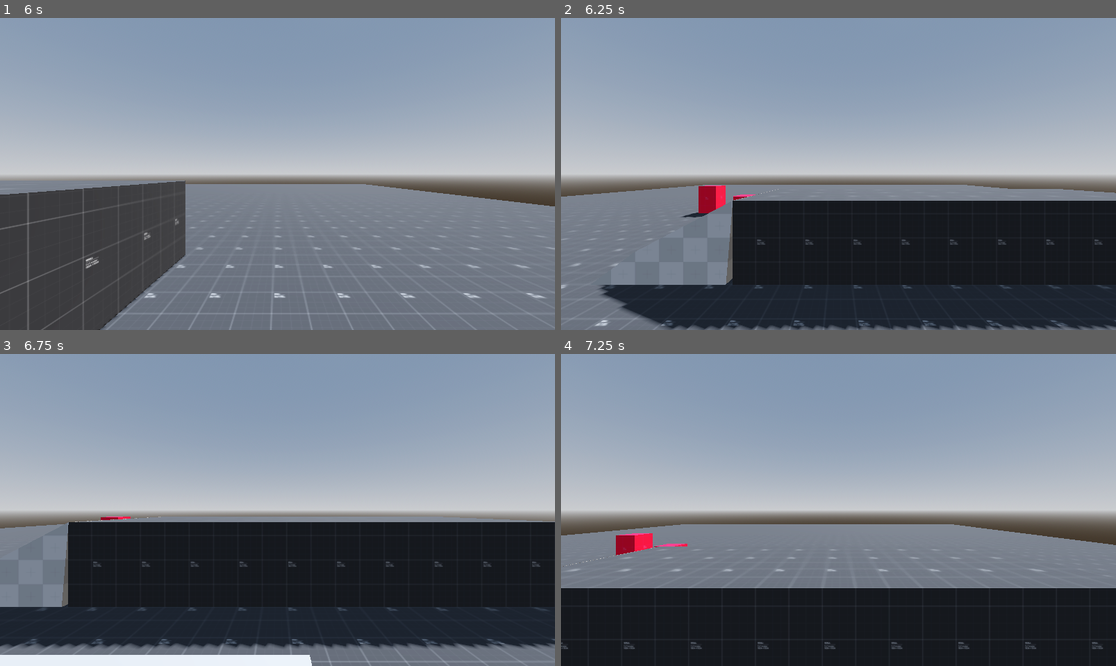
Above: before the commit, frames 1-4 (two rows, left to right).
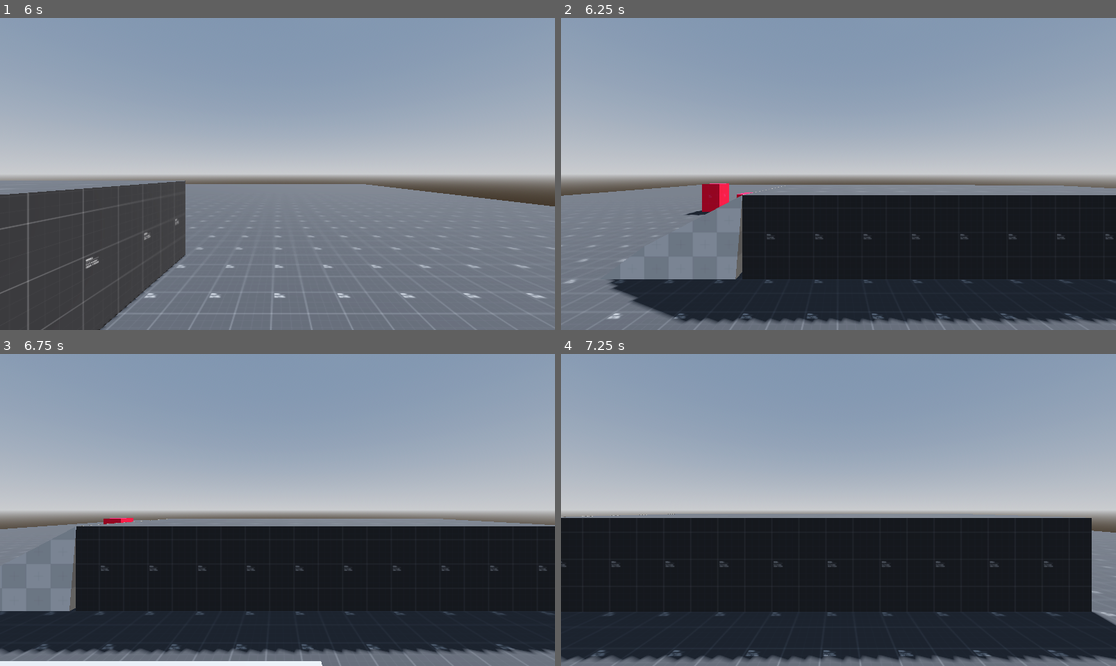
Above: after the commit, the same moments.

Repository: Dr-Sirius/Echo-gmtkJam25
Game: Godot game, scene res://test.tscn
Same seed, same stepped clock (60 frames per second), same inputs: the game is played once before the commit and once after it. The project has no main scene, so this scene is started directly.
Inputs (mouse positions are in pixels of both pictures, inside the frame that each line leads up to):
- Up to frame 1 (6 s): tap Enter at 0.5 s; move the mouse to (399, 158) at 0.52 s; hold D (move_right) 0.53-1.28 s; hold Shift (move_sprint) 0.53-1.28 s; tap Space (jump) at 0.77, 1.52, 3.02, 3.77, 4.52 s; move the mouse to (166, 189) at 1.27 s; hold S (move_back) 1.28-2.03 s; tap R (record) at 1.35, 3.6, 5.85 s; move the mouse to (333, 105) at 2.02 s; hold D (move_right) 2.03-2.78 s; tap Q (test_plat) at 2.1, 4.35 s; move the mouse to (249, 236) at 2.77 s; hold W (move_forward) 2.78-3.53 s; tap Shift (move_sprint) at 2.85 s; move the mouse to (444, 220) at 3.52 s; hold A (move_left) 3.53-5.03 s; move the mouse to (111, 127) at 4.27 s; move the mouse to (305, 174) at 5.02 s; hold S (move_back) 5.03-5.78 s; hold Shift (move_sprint) 5.03-5.78 s; move the mouse to (194, 96) at 5.77 s; hold D (move_right) from 5.78 s (still down)
- Up to frame 2 (6.25 s): keep holding D (move_right); tap Space (jump) at 6.02 s
- Up to frame 3 (6.75 s): move the mouse to (399, 494) at 6.52 s; release D (move_right) at 6.53 s; hold W (move_forward) from 6.53 s (still down); tap Q (test_plat) at 6.6 s
- Up to frame 4 (7.25 s): keep holding W (move_forward); tap Space (jump) at 6.77 s

Frame 1 is identical in both runs. In frame 2, 6.2% of the frame differs, in the area x 0-100%, y 53-100%; in frame 3, 6.6%; in frame 4, 27%, in the area x 0-100%, y 51-100%.

Commit message:
fixed static chamber collision - now enables on exit

Diff:
--- a/test.tscn
+++ b/test.tscn
@@ -25,10 +25,10 @@
 glow_enabled = true
 
 [sub_resource type="BoxShape3D" id="BoxShape3D_0m0f1"]
-size = Vector3(6.23346, 6.42282, 5.3578)
+size = Vector3(7.0641, 6.42282, 6.29361)
 
 [sub_resource type="BoxShape3D" id="BoxShape3D_77dp3"]
-size = Vector3(6.74707, 8.8103, 5.95636)
+size = Vector3(5.7948, 8.8103, 5.30086)
 
 [sub_resource type="ConcavePolygonShape3D" id="ConcavePolygonShape3D_00tp4"]
 data = PackedVector3Array(-3.11838, -0.056885, 2.68018, -3.11838, -0.056885, -2.68018, -3.11838, 0.056885, -2.68018, 3. …(968 unchanged characters)…
@@ -139,13 +139,13 @@
 [node name="Area3D" type="Area3D" parent="CSGBox3D"]
 
 [node name="CollisionShape3D" type="CollisionShape3D" parent="CSGBox3D/Area3D"]
-transform = Transform3D(1, 0, 0, 0, 1, 0, 0, 0, 1, -0.000457764, 0.945038, -0.000812531)
+transform = Transform3D(1, 0, 0, 0, 1, 0, 0, 0, 1, -0.0811994, 0.945038, -0.00198936)
 shape = SubResource("BoxShape3D_0m0f1")
 
 [node name="StaticBody3D" type="StaticBody3D" parent="CSGBox3D"]
 
 [node name="CollisionShape3D" type="CollisionShape3D" parent="CSGBox3D/StaticBody3D"]
-transform = Transform3D(1, 0, 0, 0, 1, 0, 0, 0, 1, -0.0488281, 0, -0.00637817)
+transform = Transform3D(1, 0, 0, 0, 1, 0, 0, 0, 1, -0.218811, 0, -0.0195999)
 shape = SubResource("BoxShape3D_77dp3")
 disabled = true
 debug_color = Color(0.97349, 0.153187, 0.139579, 0.42)
--- a/test_static_chamber.gd
+++ b/test_static_chamber.gd
@@ -8,7 +8,7 @@
 var player_left: bool = false
 func _physics_process(delta: float) -> void:
 	if timer.is_stopped() and player_left:
-		$StaticBody3D/CollisionShape3D.disabled = true
+		$StaticBody3D/CollisionShape3D.set_deferred("disabled",true)
 		player.global_position.x = global_position.x
 		player.global_position.z = global_position.z
 		player.global_position.y = global_position.y + 1
@@ -18,5 +18,5 @@
 func _on_area_3d_body_exited(body: Node3D) -> void:
 	if body.name.to_lower() == "player":
 		player_left = true
-		$StaticBody3D/CollisionShape3D.disabled = false
+		$StaticBody3D/CollisionShape3D.set_deferred("disabled",false)
 		timer.start()
